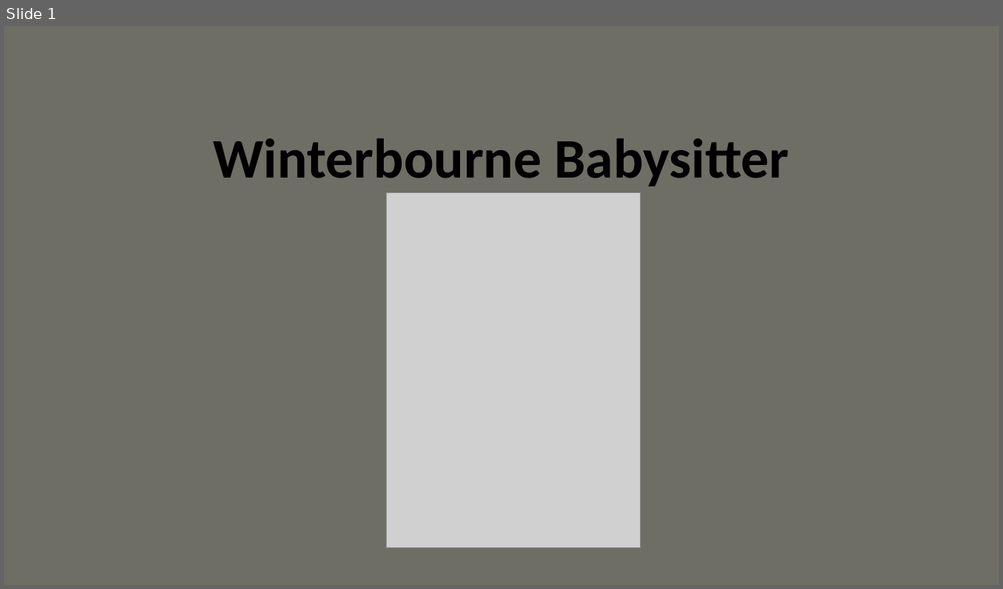
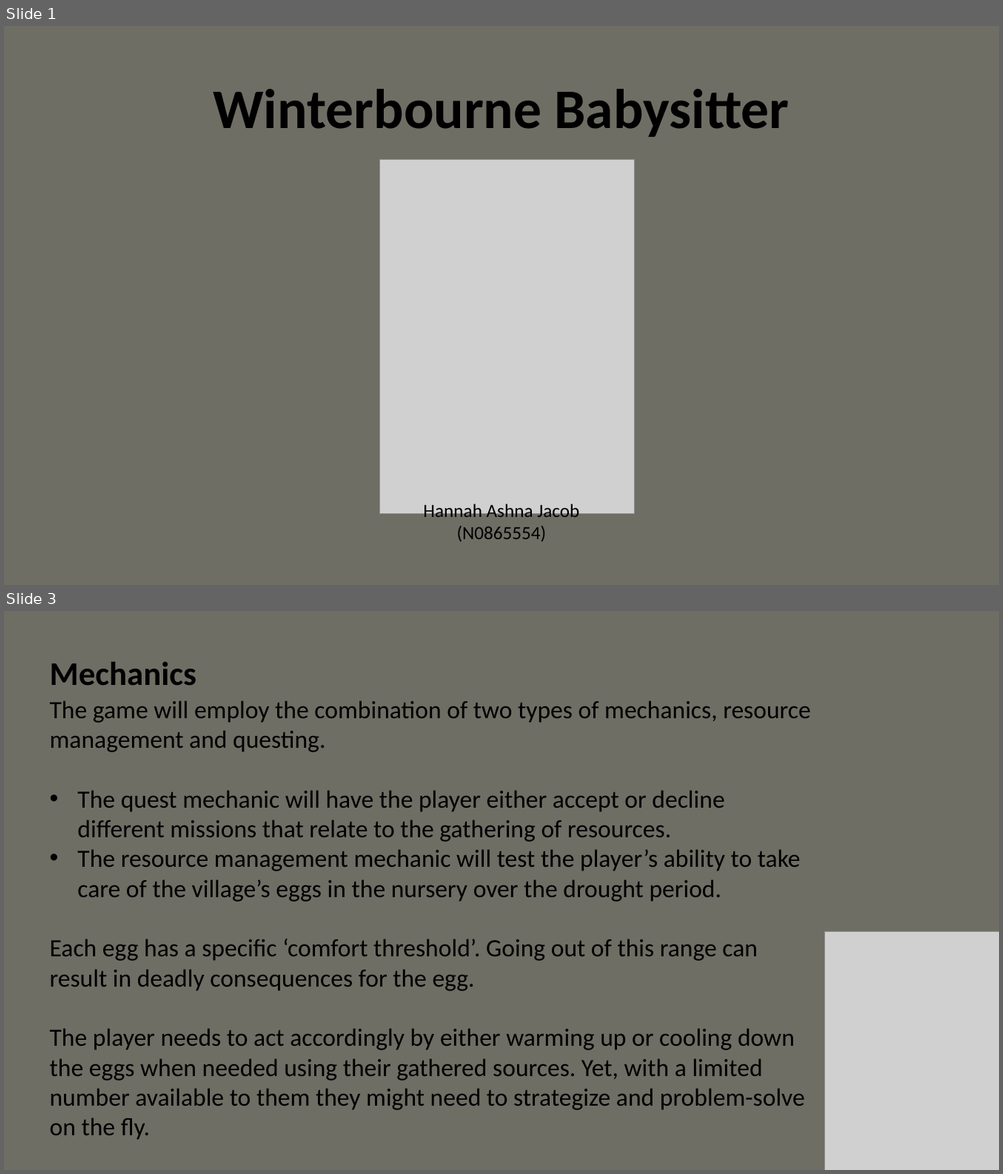
Before and after one commit to Hannah-Ashna/Winterbourne-Babysitter-Game, a slide deck: Documentation/Winterbourne Babysitter.pptx. Shown one above the other, each under a label of ours: slide 1 before the commit, slides 1 and 3 after it; the slides between them are not shown. The pictures are 1003x589 and 1003x1174 pixels, drawn with LibreOffice and Linux fonts; fonts in the diff are those of the drawing; grey boxes stand for pictures. Boxes give left, top, right and bottom in pixels: in the first picture for what was removed or moved away, otherwise in the second. Text is boxed around its words. In the diff, an @@ line names an element or a change of style, - is before the commit and + after.

```diff
--- a/Documentation/Winterbourne Babysitter.pptx
+++ b/Documentation/Winterbourne Babysitter.pptx
@@ slide 3 added at bbox=[4, 611, 999, 1170], background #6E6E65 @@
@@ text added at bbox=[50, 661, 196, 685], 32 pt, text #000000, bold @@
+Mechanics
@@ text added at bbox=[50, 701, 811, 1140], 24 pt, text #000000 @@
+The game will employ the combination of two types of mechanics, resource management and questing.
+• The quest mechanic will have the player either accept or decline different missions that relate to the gathering of resources.
+• The resource management mechanic will test the player’s ability to take care of the village’s eggs in the nursery over the drought period.
+Each egg has a specific ‘comfort threshold’. Going out of this range can result in deadly consequences for the egg.
+The player needs to act accordingly by either warming up or cooling down the eggs when needed using their gathered sources. Yet, with a limited number available to them they might need to strategize and problem-solve on the fly.
@@ picture added at bbox=[825, 932, 999, 1170] @@
@@ slide 1 changed as well @@
@@ title "Winterbourne Babysitter": place and size @@
-title "Winterbourne Babysitter" at bbox=[213, 138, 789, 187]
+title "Winterbourne Babysitter" at bbox=[213, 89, 789, 137]
@@ picture: place and size @@
-picture at bbox=[386, 193, 640, 548]
+picture at bbox=[379, 159, 634, 514]
@@ text added at bbox=[423, 502, 579, 542], 18 pt, text #000000 @@
+Hannah Ashna Jacob
+(N0865554)
```
Also in this commit, not shown: 1 other slide changed, 2 other slides added.
